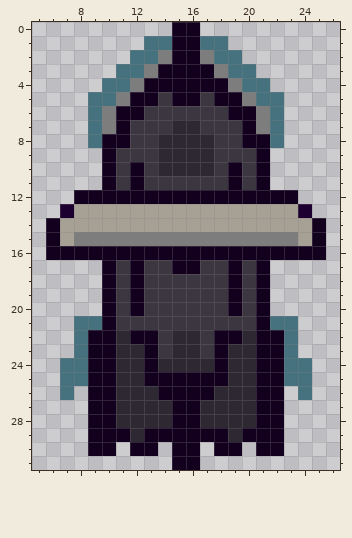
Pixel-art sprite: Tiles/whale_hunter Sprites/whale_hunter02.png. Above, as it was before the edit.
The file is 32x32 pixels. Shown: x 5..26, y 0..31.
Once edited:
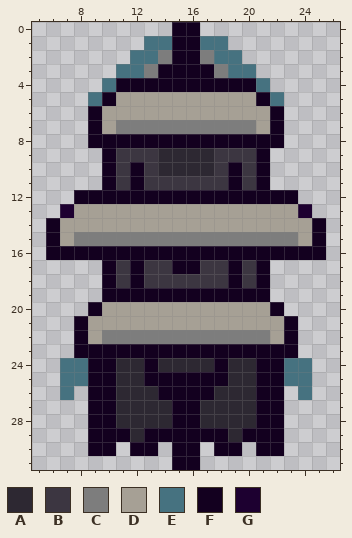
Palette (. is transparent): A #2d2832  B #3c3641  C #7d7d7d  D #a6a095  E #467280  F #13001f  G #1d0030
Difference:
@@ x 5..26 @@
  3 ......EECFFFFCEE......
- 4 .....EECFFFFFFCEE.....
- 5 ....EECFFBFFBFFCEE....
- 6 ....ECFFBBBBBBFFCE....
- 7 ....ECFBBBAABBBFCE....
- 8 ....EFFBBAAAABBFFE....
+ 4 .....EFFFFFFFFFFE.....
+ 5 ....EFDDDDDDDDDDFE....
+ 6 ....FDDDDDDDDDDDDF....
+ 7 ....FDCCCCCCCCCCDF....
+ 8 ....FFFFFFFFFFFFFF....
  9 .....FBBBAAAABBBF.....
@@ x 5..26 @@
 18 .....FBFBBBBBBFBF.....
-19 .....FBFBBBBBBFBF.....
-20 .....FBFBBBBBBFBF.....
-21 ...EEFBBBBBBBBBBFEE...
-22 ...EFFAFFBAABFFAFFE...
-23 ...EFFAAFBAABFAAFFE...
+19 .....FFFFFFFFFFFF.....
+20 ....FDDDDDDDDDDDDF....
+21 ...FDDDDDDDDDDDDDDF...
+22 ...FDCCCCCCCCCCCCDF...
+23 ...FFFFFFFFFFFFFFFF...
 24 ..EEFFAAFAAAAFAAFFEE..
Boxes around the changes in both pictures, in picture pixels (x1, y1, x2, y2):
changed: (88, 78, 284, 148)
changed: (74, 288, 298, 358)
